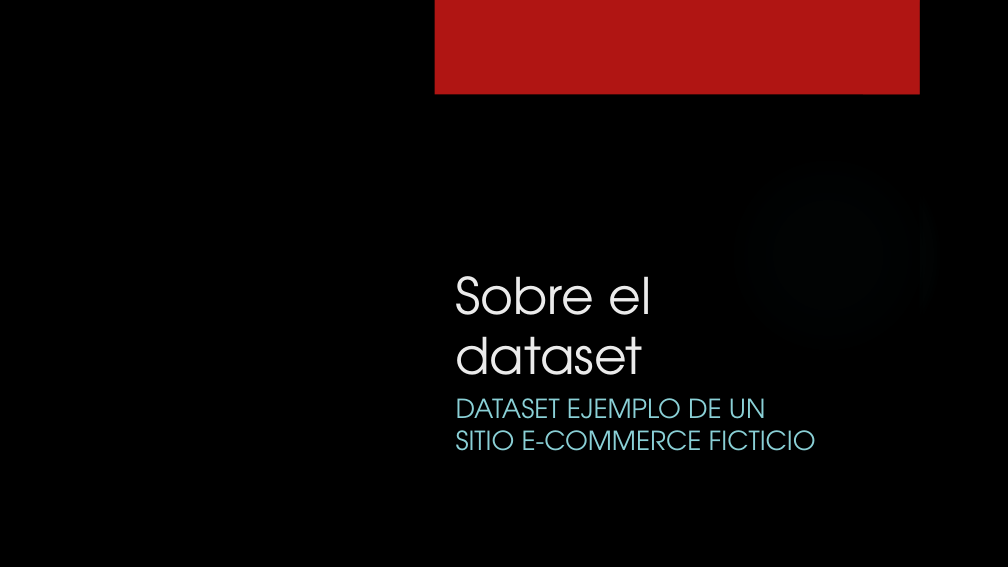
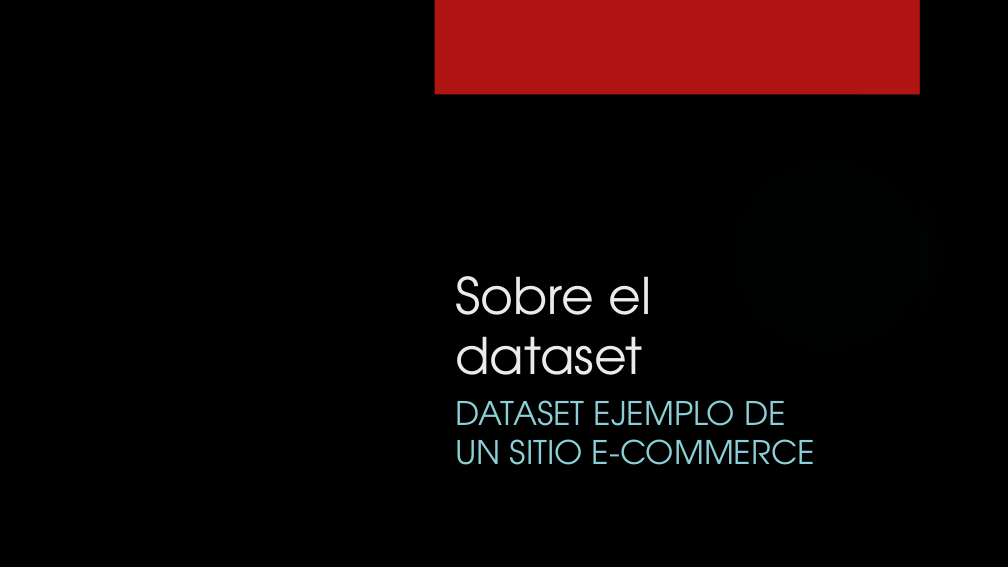
Before and after one commit to bel4212a/Curso-ciencia-de-datos, a slide deck: slide 1 of Semana-7/sobre el dataset.pptx. Drawn at 1008x567 pixels with LibreOffice and Linux fonts; fonts in the diff are those of the drawing; background and template pictures are left out. Boxes give left, top, right and bottom in pixels: in the first picture for what was removed or moved away, otherwise in the second. Text is boxed around its words. In the diff, an @@ line names an element or a change of style, - is before the commit and + after.

```diff
--- a/Semana-7/sobre el dataset.pptx
+++ b/Semana-7/sobre el dataset.pptx
@@ subtitle at box(456, 400, 815, 465): text changed; size 25 to 31 pt @@
-DATASET EJEMPLO DE UN SITIO E-COMMERCE FICTICIO
+DATASET EJEMPLO DE UN SITIO E-COMMERCE
```
